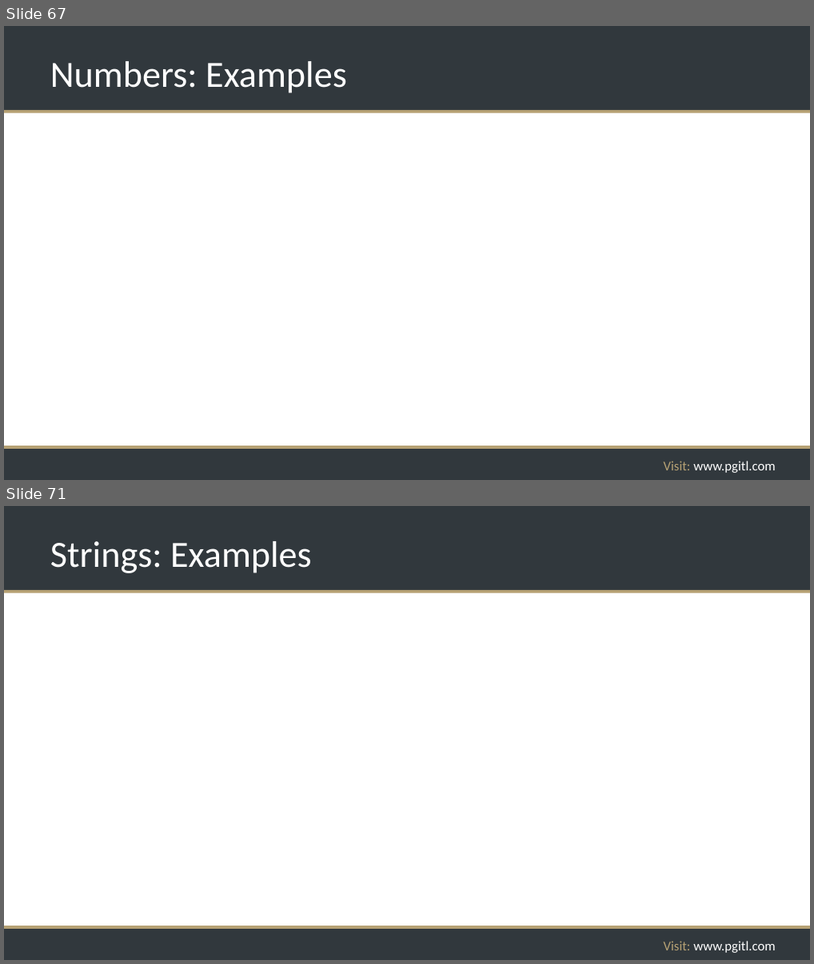
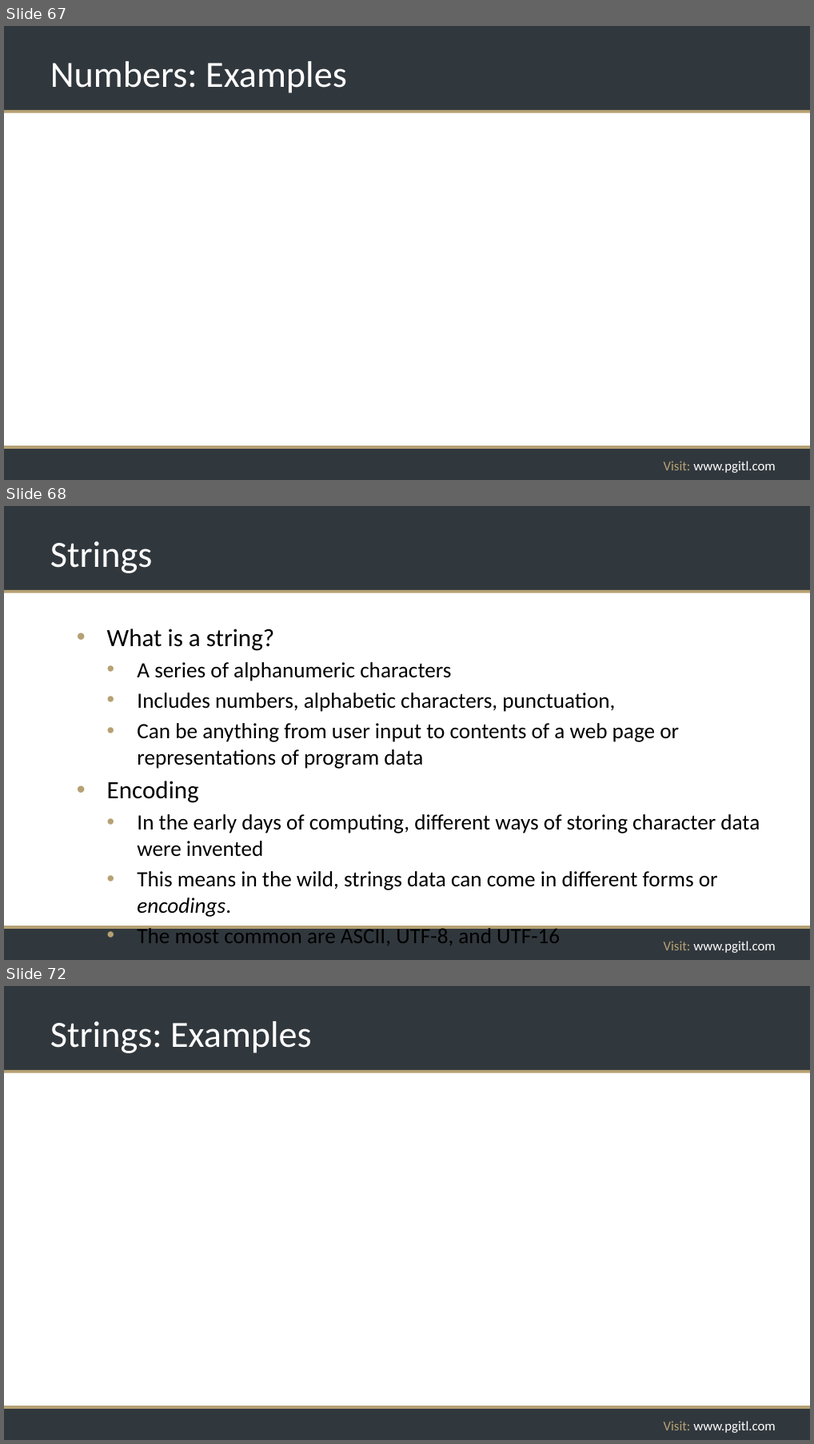
Before and after one commit to rikkouri/project-a, a slide deck: Programming Foundations.pptx. Shown one above the other, each under a label of ours: slides 67 and 71 before the commit, slides 67, 68 and 72 after it; the slides between them are not shown. The pictures are 814x964 and 814x1444 pixels, drawn with LibreOffice and Linux fonts; fonts in the diff are those of the drawing; background and template pictures are left out. Boxes give left, top, right and bottom in pixels: in the first picture for what was removed or moved away, otherwise in the second. Text is boxed around its words. In the diff, an @@ line names an element or a change of style, - is before the commit and + after.

```diff
--- a/Programming Foundations.pptx
+++ b/Programming Foundations.pptx
@@ slide 68 added at [4, 506, 810, 960], background #FFFFFF; not listed: 5 template elements that a slide beside it also shows @@
@@ title added at [50, 541, 152, 573], 44 pt, text #FFFFFF @@
+Strings
@@ text added at [107, 628, 760, 945], 25.9 pt, text #000000 @@
+• What is a string?
+  • A series of alphanumeric characters
+  • Includes numbers, alphabetic characters, punctuation,
+  • Can be anything from user input to contents of a web page or representations of program data
+• Encoding
+  • In the early days of computing, different ways of storing character data were invented
+  • This means in the wild, strings data can come in different forms or encodings.
+  • The most common are ASCII, UTF-8, and UTF-16
@@ what was slide 71 is now slide 72 @@
```
Also in this commit, not shown: 5 slides changed, 1 other slide added.
